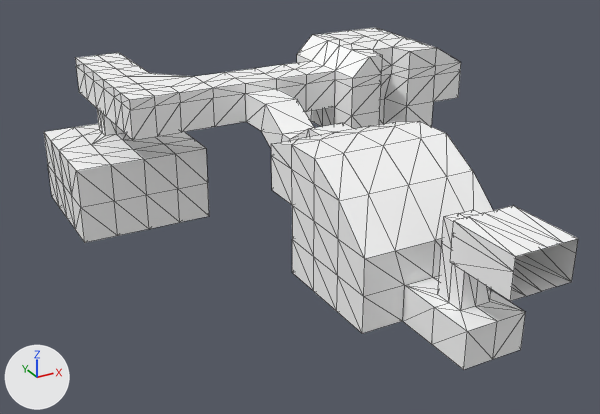
Renders of the glTF model Models/level-7.glb from each side of a commit.
Rendered twice from a 50 mm lens placed at (-34.4, -38.9, 32.1), pointed at (1.1, 25.6, -0.1). Arrows for +X, +Y and +Z are at lower left; the lights stay in place. The picture after the commit comes second. Mesh edges are drawn as thin lines. Vertices at exactly the same position are counted once.

In view in the first picture: 'level-7'.
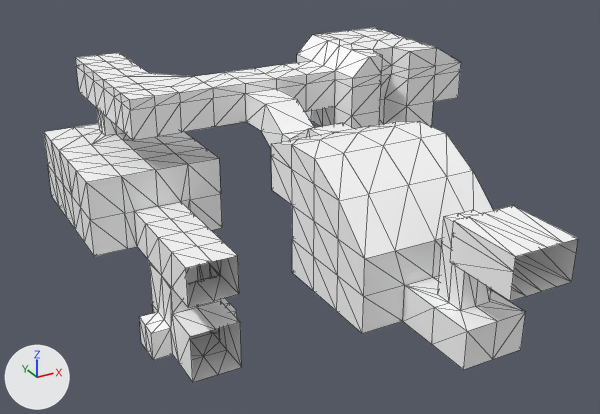
Commit message: working on level 7

Boxes (x1, y1, x2, y2) around the edits, measured in the pictures (600 x 414 px):
'level-7', reshaped
    before: (44, 28, 578, 370)
    after: (44, 28, 578, 382)
part 1 of me_level_7, built on
    before: (76, 148, 209, 243)
    after: (76, 148, 242, 382)

Patch to the scene script:
```diff
--- a/Models/level-7.glb.py
+++ b/Models/level-7.glb.py
@@ me_level_7 @@
 # used by ob_level_7; location = (0.0, 0.0, 0.0)
-me_level_7.from_pydata(...)  # 434 vertices, 854 faces; spans x -16.5..24.5, y -7.0..54.0, z -6.0..12.0
+me_level_7.from_pydata(...)  # 528 vertices, 1034 faces; spans x -16.5..24.5, y -7.0..54.0, z -14.0..12.0
+# me_level_7 part 1
+# 3 vertices are removed from x -13.0..-6.0, y 40.0, z -2.0
+# 16 faces are deleted
+# 37 vertices are added at x -14.0..-5.0, y 22.5..36.5, z -14.0..-2.0
+# 12 new vertices lie (0.0, -3.5, 0.0) away from vertices in x -16.5..-2.5, y 40.0, z -6.0..2.0
+# 20 new vertices lie (2.5, 0.0, 0.0) away from vertices in x -12.0..-9.5, y 22.5..36.5, z -14.0..-2.0
+# 18 new vertices lie (2.5, 0.0, 0.0) away from vertices in x -9.5, y 22.5..33.3, z -14.0..-2.0
+# 5 new vertices lie (2.0, 0.0, 0.0) away from vertices in x -7.0, y 27.8..31.2, z -14.0..-11.0
+# 5 new vertices lie (-2.0, 0.0, 0.0) away from vertices in x -12.0, y 27.8..31.2, z -14.0..-11.0
+# 196 new faces join them
 me_level_7.materials.append(mat_defaultmaterial)
```
